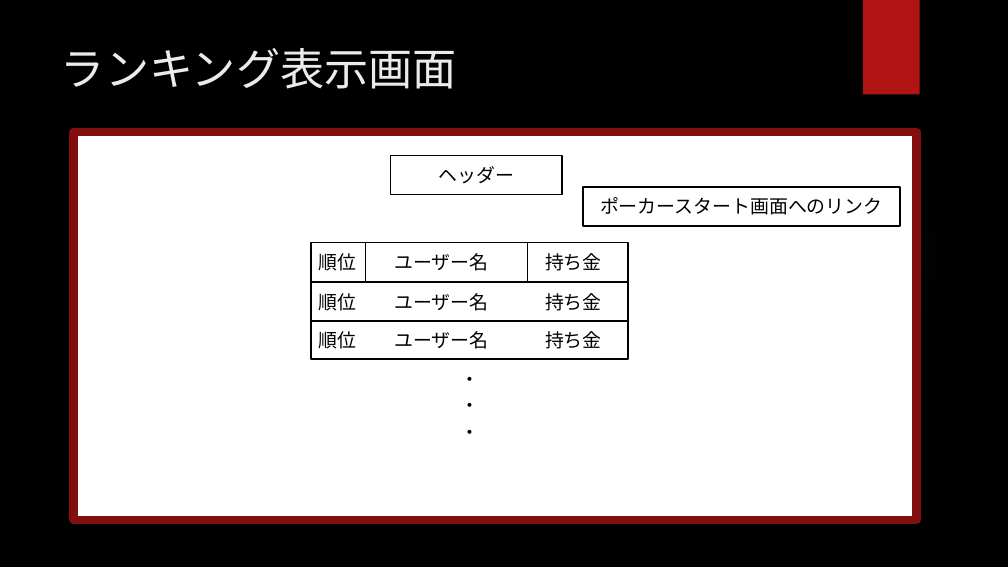
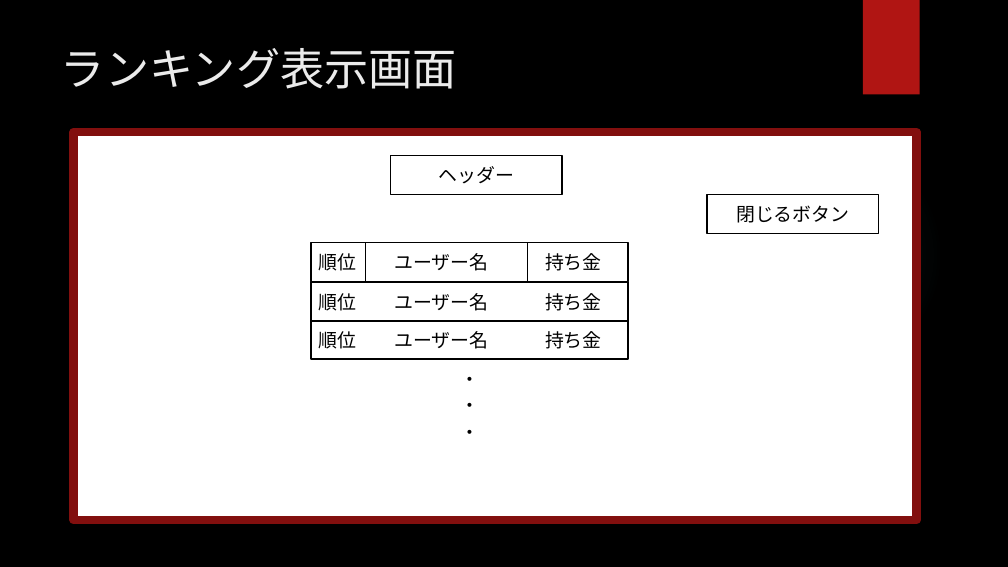
Before and after one commit to CSTSCSTS/UserAp, a slide deck: slide 4 of docs/基本設計/ワイヤーフレーム/ポーカー拡張 ワイヤーフレーム.pptx. Drawn at 1008x567 pixels with LibreOffice and Linux fonts; fonts in the diff are those of the drawing; background and template pictures are left out. Boxes give left, top, right and bottom in pixels: in the first picture for what was removed or moved away, otherwise in the second. Text is boxed around its words. In the diff, an @@ line names an element or a change of style, - is before the commit and + after.

```diff
--- a/docs/基本設計/ワイヤーフレーム/ポーカー拡張 ワイヤーフレーム.pptx
+++ b/docs/基本設計/ワイヤーフレーム/ポーカー拡張 ワイヤーフレーム.pptx
@@ rectangle "閉じるボタン": place and size @@
-rectangle "閉じるボタン" at bbox=[583, 187, 900, 225]
+rectangle "閉じるボタン" at bbox=[707, 194, 879, 233]
@@ text in rectangle at bbox=[736, 205, 849, 223]: text changed @@
-ポーカースタート画面へのリンク
+閉じるボタン
```
Also in this commit, not shown: 3 other slides changed, 1 slide added.
